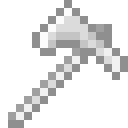
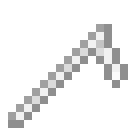
Before/after of a 128×128 layered artwork. What changed in the layer stack:
moved "_mattock_back.png" above "_mattock_head.png", painted on it over [88, 40, 128, 88]
hid "_mattock_head.png", painted on it over [32, 0, 104, 56]
